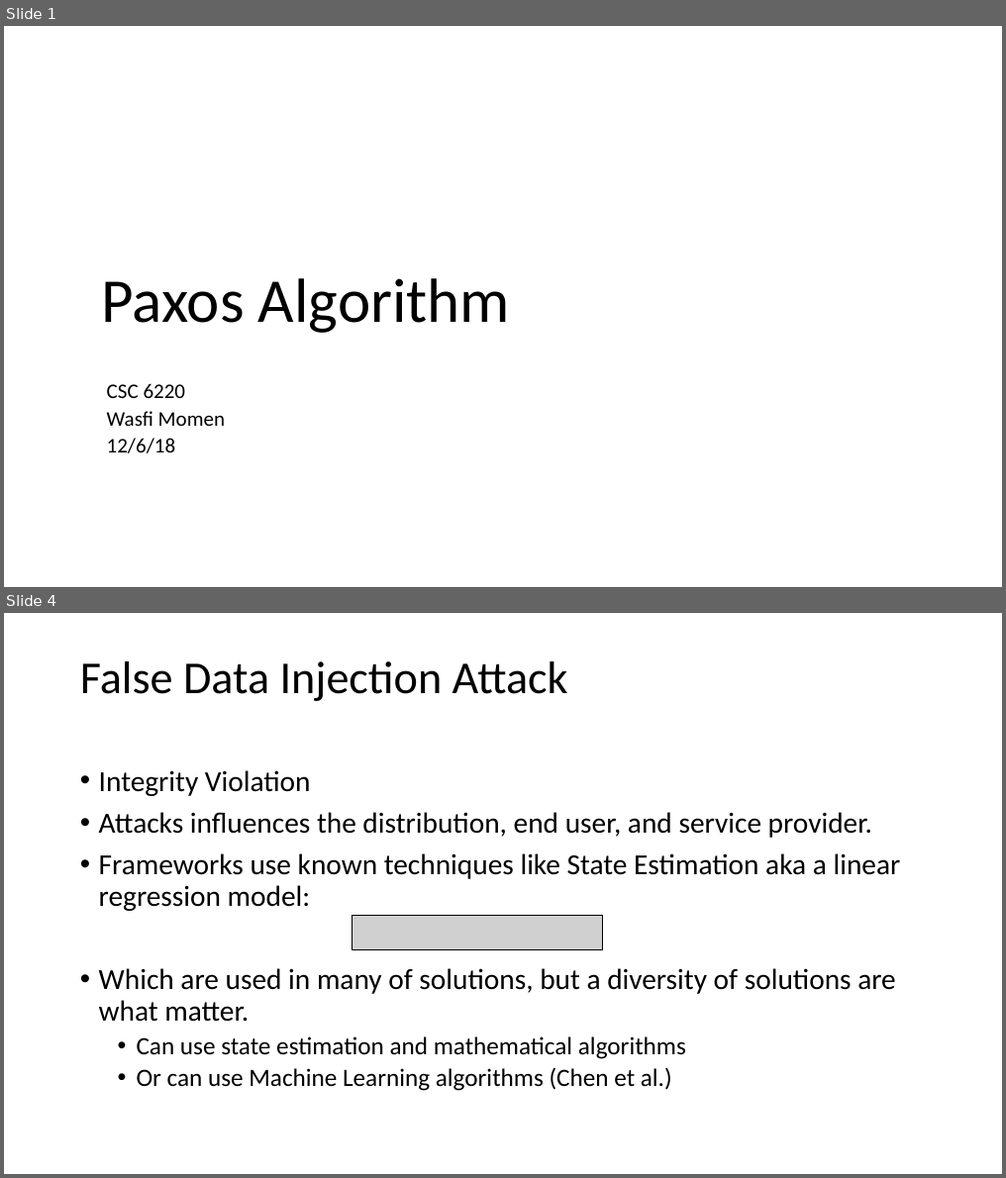
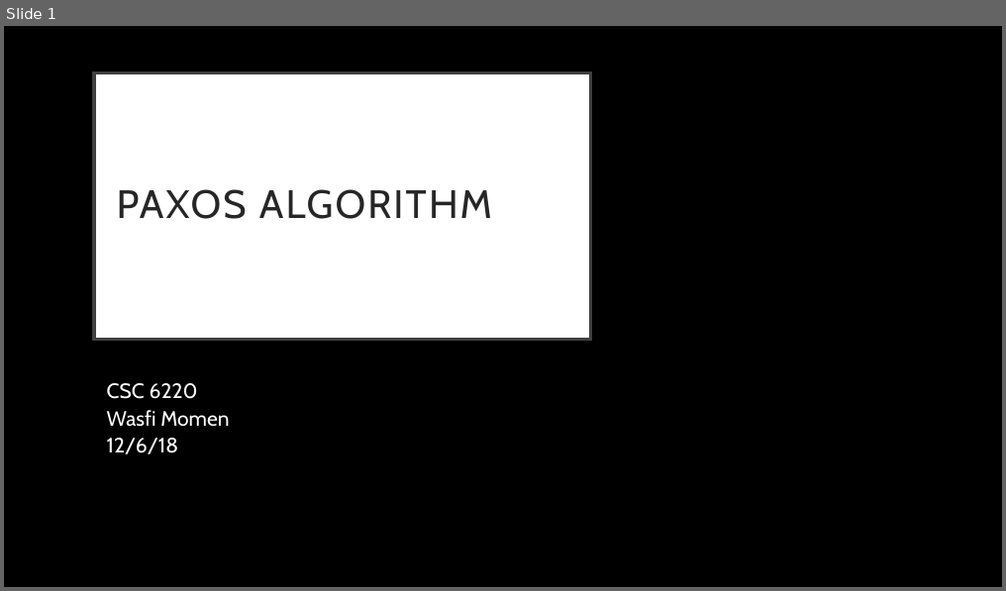
Before and after one commit to CodeFluent/Notes, a slide deck: CS-6220/hw/Grad_Project/Paxos Algorithm.pptx. Shown one above the other, each under a label of ours: slides 1 and 4 before the commit, slide 1 after it; the slides between them are not shown. The pictures are 1006x1178 and 1006x591 pixels, drawn with LibreOffice and Linux fonts; fonts in the diff are those of the drawing; grey boxes stand for pictures. Boxes give left, top, right and bottom in pixels: in the first picture for what was removed or moved away, otherwise in the second. Text is boxed around its words. In the diff, an @@ line names an element or a change of style, - is before the commit and + after.

```diff
--- a/CS-6220/hw/Grad_Project/Paxos Algorithm.pptx
+++ b/CS-6220/hw/Grad_Project/Paxos Algorithm.pptx
@@ slide 4 removed at [4,613,1002,1174], background #FFFFFF @@
@@ title removed at [80,662,568,701] @@
-False Data Injection Attack
@@ text removed at [99,770,901,1091] @@
-• Integrity Violation
-• Attacks influences the distribution, end user, and service provider.
-• Frameworks use known techniques like State Estimation aka a linear regression model:
-• Which are used in many of solutions, but a diversity of solutions are what matter.
-  • Can use state estimation and mathematical algorithms
-  • Or can use Machine Learning algorithms (Chen et al.)
@@ picture removed at [352,916,603,951] @@
@@ slide 1 changed as well @@
@@ background #FFFFFF to #000000 @@
@@ title "PAXOS ALGORITHM": place and size @@
-title "PAXOS ALGORITHM" at [102,278,510,333]
+title "PAXOS ALGORITHM" at [94,74,591,340]
@@ title "PAXOS ALGORITHM" at [94,74,591,340]: vertical alignment bottom to middle; fill none to #FFFFFF; outline none to #404040 3 pt @@
@@ title at [117,189,492,219]: text changed; size 60 to 38 pt; font Calibri to Cabin; text colour #000000 to #262626 @@
-Paxos Algorithm
+PAXOS ALGORITHM
@@ subtitle "CSC 6220" at [107,383,229,455]: font Calibri to Cabin, text colour #000000 to #FFFFFF @@
```
Also in this commit, not shown: 1 other slide changed, 10 slides added, 13 other slides removed, 16 other files.
